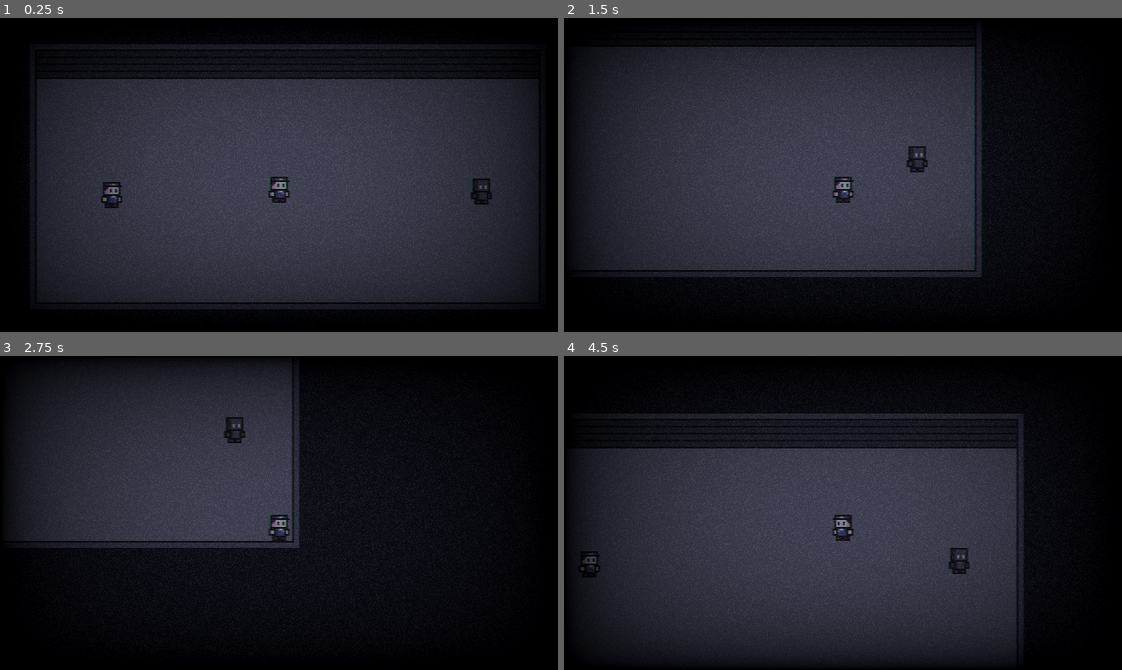
Above: before the commit, frames 1-4 (two rows, left to right).
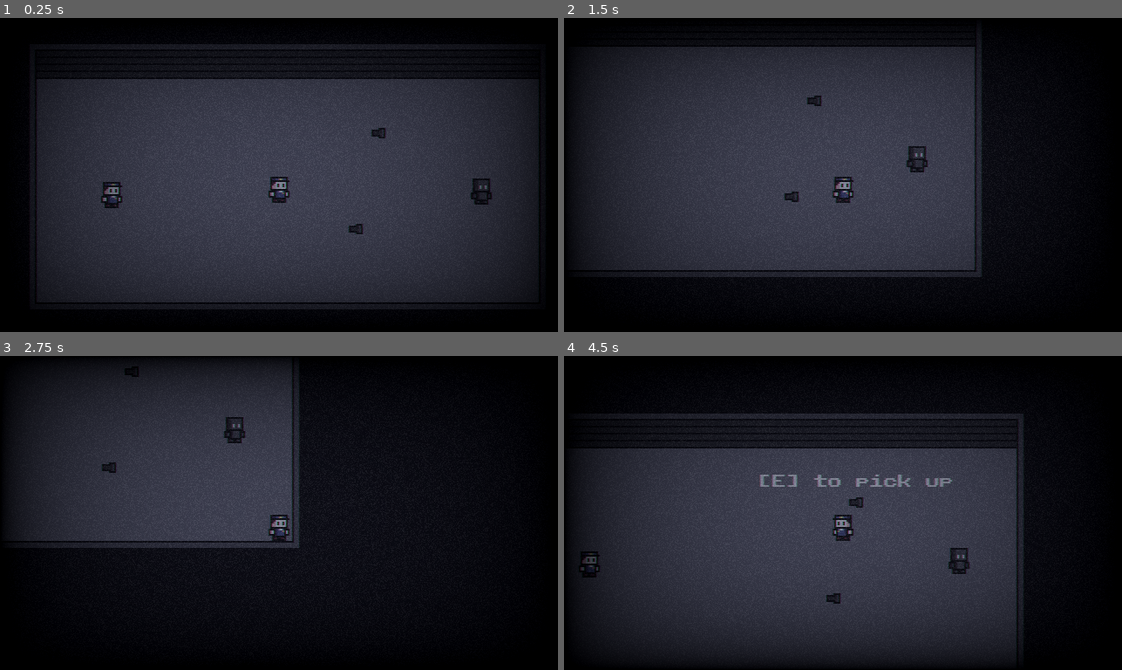
Above: after the commit, the same moments.

Repository: Iridynne/acerola-jam-0
Game: Godot game, scene res://levels/debug_level.tscn
Two runs of this game, one before a commit and one after it. Both use one fixed random seed, a clock stepped at 60 frames per second and the inputs below. Sound files missing from this copy of the repository are replaced by a short silence.
Inputs (mouse positions are in pixels of both pictures, inside the frame that each line leads up to):
- Up to frame 1 (0.25 s): no input
- Up to frame 2 (1.5 s): tap Enter at 0.5 s; move the mouse to (965, 159) at 0.52 s; press the mouse at (965, 159) at 0.53 s; hold D (move_right) 0.53-1.28 s; move the mouse to (731, 190) at 1.27 s; release the mouse at (731, 190) at 1.28 s; hold S (move_down) from 1.28 s (still down); tap E (advance_dialog) at 1.35 s
- Up to frame 3 (2.75 s): click (167, 528) at 1.55 s; move the mouse to (334, 443) at 2.02 s; release S (move_down) at 2.03 s; press the mouse at (334, 443) at 2.03 s; hold D (move_right) from 2.03 s (still down)
- Up to frame 4 (4.5 s): move the mouse to (815, 575) at 2.77 s; release D (move_right) at 2.78 s; release the mouse at (815, 575) at 2.78 s; hold W (move_up) 2.78-3.53 s; click (815, 575) at 2.85 s; move the mouse to (1010, 560) at 3.52 s; hold E (advance_dialog) 3.53-4.28 s; hold A (move_left) from 3.53 s (still down); click (1010, 560) at 3.8 s; move the mouse to (675, 465) at 4.27 s; click (675, 465) at 4.35 s

The runs differ from the first frame. In frame 1, 0.1% of the frame differs, in the area x 62-70%, y 35-69%; in frame 2, 0.1%; in frame 3, less than 0.1%; in frame 4, 0.7%, in the area x 35-70%, y 37-79%.

Commit message:
Created Item system; Created flashlight and pickup for it

Diff:
--- /dev/null
+++ b/entities/player/item_component/item_component.gd
@@ -0,0 +1,27 @@
+class_name ItemComponent
+extends Node2D
+
+@onready var item_slot := $ItemSlot
+@onready var speech_sound = preload("res://entities/common/sounds/speech.wav")
+
+var item: Item
+
+const lines: Array[String] = [
+	"I can't equip that!"
+]
+
+func equip(item_to_equip: Item):
+	if item:
+		DialogueManager.start_dialog(get_parent().global_position, lines, speech_sound)
+		await DialogueManager.dialogue_finished
+	else:
+		item = item_to_equip.duplicate()
+		item_slot.add_child(item)
+		item_to_equip.get_parent().queue_free()
+
+func unequip():
+	item_slot.remove_child(item)
+
+func use_item():
+	if item:
+		item.use.call()
--- /dev/null
+++ b/entities/player/item_component/item_component.tscn
@@ -0,0 +1,9 @@
+[gd_scene load_steps=2 format=3 uid="uid://coipvyefwrgcy"]
+
+[ext_resource type="Script" path="res://entities/player/item_component/item_component.gd" id="1_7bh47"]
+
+[node name="ItemComponent" type="Node2D"]
+z_index = 1
+script = ExtResource("1_7bh47")
+
+[node name="ItemSlot" type="Node2D" parent="."]
--- a/entities/player/player.gd
+++ b/entities/player/player.gd
@@ -2,9 +2,11 @@
 extends CharacterBody2D
 
 @export var speed := 100
+@export var look_at_speed := 10
 
 @onready var health_component := $HealthComponent
 @onready var state_machine := $StateMachine
+@onready var item_component := $ItemComponent
 
 func _ready():
 	health_component.damaged.connect(on_player_damaged)
@@ -17,5 +19,17 @@
 	elif velocity.x < 0:
 		$AnimatedSprite2D.flip_h = true
 
+	# ItemComponent smooth look at
+	var angle = (get_global_mouse_position() - item_component.global_position).angle()
+	var rotation = item_component.global_rotation
+	var angle_delta = look_at_speed * delta
+	angle = lerp_angle(rotation, angle, 1.0)
+	angle = clamp(angle, rotation - angle_delta, rotation + angle_delta)
+	item_component.global_rotation = angle
+
 func on_player_damaged(value: int):
 	state_machine.on_child_transition(state_machine.current_state, "hurt")
+
+func _input(event):
+	if event.is_action_pressed("use"):
+		item_component.use_item()
--- a/entities/player/player.tscn
+++ b/entities/player/player.tscn
@@ -8,6 +8,7 @@
 [ext_resource type="Script" path="res://entities/player/states/player_move.gd" id="3_aodc5"]
 [ext_resource type="PackedScene" uid="uid://b6y8e2p30n8by" path="res://entities/common/health_component/health_component.tscn" id="3_jur7g"]
 [ext_resource type="Script" path="res://entities/player/states/player_hurt.gd" id="8_bb587"]
+[ext_resource type="PackedScene" uid="uid://coipvyefwrgcy" path="res://entities/player/item_component/item_component.tscn" id="9_b827w"]
 
 [sub_resource type="AtlasTexture" id="AtlasTexture_l1ta0"]
 atlas = ExtResource("1_y2cof")
@@ -81,7 +82,7 @@
 height = 14.0
 
 [node name="Player" type="CharacterBody2D" groups=["player"]]
-y_sort_enabled = true
+z_index = 1
 collision_layer = 2
 script = ExtResource("1_xxalr")
 
@@ -114,4 +115,12 @@
 script = ExtResource("8_bb587")
 sprite = NodePath("../../AnimatedSprite2D")
 
+[node name="ItemComponent" parent="." instance=ExtResource("9_b827w")]
+position = Vector2(0, 9)
+
+[node name="ItemSlot" parent="ItemComponent" index="0"]
+position = Vector2(12, 0)
+
 [connection signal="damaged" from="HealthComponent" to="." method="_on_health_component_damaged"]
+
+[editable path="ItemComponent"]
--- /dev/null
+++ b/items/flashlight/flashlight.gd
@@ -0,0 +1,23 @@
+extends Item
+
+@onready var light_cone := $LightCone
+@onready var audio_player := $AudioStreamPlayer
+@onready var use_sfx := preload("res://items/flashlight/sounds/click.wav")
+
+var is_on := false
+
+func _ready():
+	audio_player.stream = use_sfx
+	use = Callable(self, "_on_use")
+
+func _on_use():
+	is_on = !is_on
+	light_cone.visible = is_on
+
+	# Play use sound
+	var new_audio_player = audio_player.duplicate()
+	new_audio_player.pitch_scale += randf_range(-0.1, 0.1)
+	get_tree().root.add_child(new_audio_player)
+	new_audio_player.play()
+	await new_audio_player.finished
+	new_audio_player.queue_free()
--- /dev/null
+++ b/items/flashlight/flashlight.tscn
@@ -0,0 +1,19 @@
+[gd_scene load_steps=4 format=3 uid="uid://bbp1wsnaii5cv"]
+
+[ext_resource type="Script" path="res://items/flashlight/flashlight.gd" id="1_pqt3l"]
+[ext_resource type="Texture2D" uid="uid://d0nbvvf7ujum" path="res://items/flashlight/sprites/flashlight.png" id="2_nnv30"]
+[ext_resource type="Texture2D" uid="uid://083k6vhc6qxl" path="res://items/flashlight/sprites/flashlight_cone.png" id="3_us0kr"]
+
+[node name="Flashlight" type="Node2D"]
+script = ExtResource("1_pqt3l")
+cooldown = 0.1
+
+[node name="Sprite2D" type="Sprite2D" parent="."]
+texture = ExtResource("2_nnv30")
+
+[node name="LightCone" type="PointLight2D" parent="."]
+visible = false
+texture = ExtResource("3_us0kr")
+offset = Vector2(28, 0)
+
+[node name="AudioStreamPlayer" type="AudioStreamPlayer" parent="."]
--- /dev/null
+++ b/items/flashlight/flashlight_pickup.gd
@@ -0,0 +1,11 @@
+extends Node2D
+
+@onready var interaction_area := $InteractionArea
+@onready var player = get_tree().get_first_node_in_group("player")
+@onready var flashlight := $Flashlight
+
+func _ready():
+	interaction_area.interact = Callable(self, "_on_interact")
+
+func _on_interact():
+	await player.item_component.equip(flashlight)
--- /dev/null
+++ b/items/flashlight/flashlight_pickup.tscn
@@ -0,0 +1,19 @@
+[gd_scene load_steps=5 format=3 uid="uid://dkcmyb2bkhsyr"]
+
+[ext_resource type="PackedScene" uid="uid://box2apbcajaqv" path="res://interaction/interaction_area/interaction_area.tscn" id="1_ntclj"]
+[ext_resource type="Script" path="res://items/flashlight/flashlight_pickup.gd" id="1_oaorq"]
+[ext_resource type="PackedScene" uid="uid://bbp1wsnaii5cv" path="res://items/flashlight/flashlight.tscn" id="2_g83g3"]
+
+[sub_resource type="CircleShape2D" id="CircleShape2D_nkuqf"]
+radius = 16.0
+
+[node name="FlashlightPickup" type="Node2D"]
+script = ExtResource("1_oaorq")
+
+[node name="InteractionArea" parent="." instance=ExtResource("1_ntclj")]
+action_name = "pick up"
+
+[node name="CollisionShape2D" type="CollisionShape2D" parent="InteractionArea"]
+shape = SubResource("CircleShape2D_nkuqf")
+
+[node name="Flashlight" parent="." instance=ExtResource("2_g83g3")]
--- /dev/null
+++ b/items/item/item.gd
@@ -0,0 +1,9 @@
+class_name Item
+extends Node2D
+
+@export var cooldown := 1.0
+
+signal used
+
+var use: Callable = func():
+	pass
--- /dev/null
+++ b/items/item/item.tscn
@@ -0,0 +1,6 @@
+[gd_scene load_steps=2 format=3 uid="uid://dkqrwpvumow6r"]
+
+[ext_resource type="Script" path="res://items/item/item.gd" id="1_bvbke"]
+
+[node name="Item" type="Node2D"]
+script = ExtResource("1_bvbke")
--- a/levels/debug_level.tscn
+++ b/levels/debug_level.tscn
@@ -1,9 +1,10 @@
-[gd_scene load_steps=7 format=3 uid="uid://cpolwfeuboyl8"]
+[gd_scene load_steps=8 format=3 uid="uid://cpolwfeuboyl8"]
 
 [ext_resource type="PackedScene" uid="uid://cdmf24rrpgcwh" path="res://entities/player/player.tscn" id="1_ra6ii"]
 [ext_resource type="Texture2D" uid="uid://djrsy2qt6t6i6" path="res://tilesets/warehouse.png" id="1_x77pv"]
 [ext_resource type="PackedScene" uid="uid://bpw4mtg8urv5r" path="res://debugging/test_interactable.tscn" id="3_qckkx"]
 [ext_resource type="PackedScene" uid="uid://ht3qbs3avmjr" path="res://entities/enemy/enemy.tscn" id="4_wvkdu"]
+[ext_resource type="PackedScene" uid="uid://dkcmyb2bkhsyr" path="res://items/flashlight/flashlight_pickup.tscn" id="5_omrmn"]
 
 [sub_resource type="TileSetAtlasSource" id="TileSetAtlasSource_xvj0o"]
 texture = ExtResource("1_x77pv")
@@ -78,3 +79,9 @@
 
 [node name="Enemy" parent="." instance=ExtResource("4_wvkdu")]
 position = Vector2(271, 88)
+
+[node name="FlashlightPickup" parent="." instance=ExtResource("5_omrmn")]
+position = Vector2(212, 63)
+
+[node name="FlashlightPickup2" parent="." instance=ExtResource("5_omrmn")]
+position = Vector2(199, 118)
--- a/project.godot
+++ b/project.godot
@@ -62,6 +62,11 @@
 , Object(InputEventMouseButton,"resource_local_to_scene":false,"resource_name":"","device":-1,"window_id":0,"alt_presse …(249 unchanged characters)…
 ]
 }
+use={
+"deadzone": 0.5,
+"events": [Object(InputEventMouseButton,"resource_local_to_scene":false,"resource_name":"","device":-1,"window_id":0,"alt_pressed":false,"shift_pressed":false,"ctrl_pressed":false,"meta_pressed":false,"button_mask":1,"position":Vector2(245, 23),"global_position":Vector2(249, 64),"factor":1.0,"button_index":1,"canceled":false,"pressed":true,"double_click":false,"script":null)
+]
+}
 
 [layer_names]
 
Not shown: 1 places in entities/player/player.tscn that only renumber resources
Not shown, added: items/flashlight/sounds/click.wav.import
Binary file added: items/flashlight/sprites/flashlight.png
Not shown, added: items/flashlight/sprites/flashlight.png.import
Renamed: flashlight/sprites/flashlight_cone.png -> items/flashlight/sprites/flashlight_cone.png
Not shown, changed: items/flashlight/sprites/flashlight_cone.png.import
Not shown, changed: entities/common/sounds/speech.wav
Not shown, added: items/flashlight/sounds/click.wav
